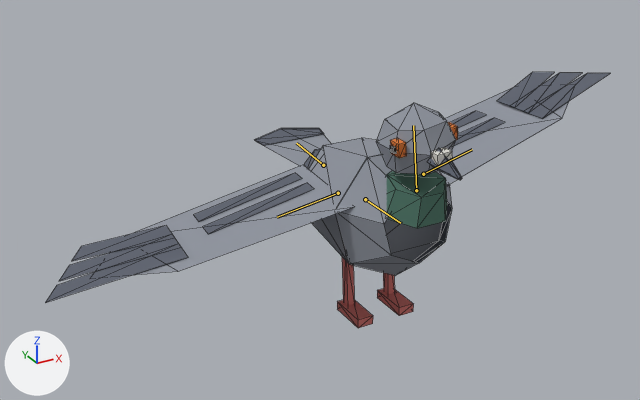
What one commit did to the glTF model game/assets/modelle/vogel_taube.glb.
Camera for both pictures: a camera (50 mm lens) standing at (-0.745, -1.191, 0.814) and looking at (-0.059, 0.055, 0.19). The axes (+X, +Y, +Z) are drawn at lower left. The lights are the same throughout. The first picture is the older version. Both versions are drawn at frame 10 of the action 'Gleiten'; the numbers are the values there. The bones that bend it are drawn over the model as lines. Mesh edges are drawn as thin lines.

The first picture shows 'Vogel'.
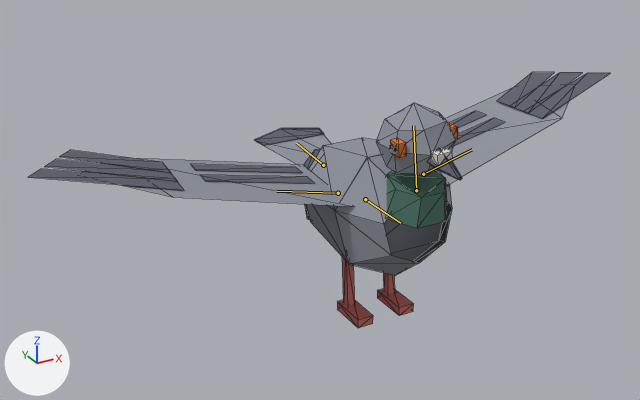
Changed parts and their boxes (x1, y1, x2, y2) in the pictures (640 x 400 px):
```json
{"object": "Vogel", "change": "posed", "before": [45, 72, 610, 328], "after": [29, 72, 610, 328]}
{"bone": "Fluegel_R", "before": "(338, 193) to (277, 217)", "after": "(338, 193) to (276, 191)"}
```

Scene script edits in JSON lines:
```json
{"block": "bone_fluegel_r", "where": "bone_fluegel_r = bpy.data.objects['Skelett'].pose.bones['Fluegel_R']  # child of 'Koerper'"}
{"op": "set", "path": "bone_fluegel_r.rotation_quaternion", "old": "(0.994, -0.104, 0.004, -0.035)", "new": "(0.994, 0.104, -0.004, -0.035)", "note": "degrees (-12, 0, -4) -> degrees (12, 0, -4)"}
```
